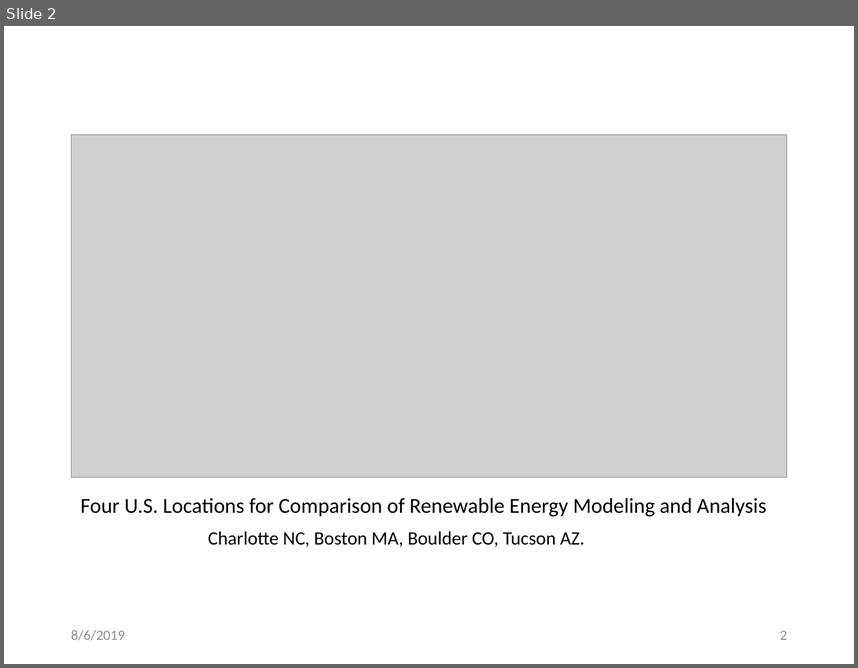
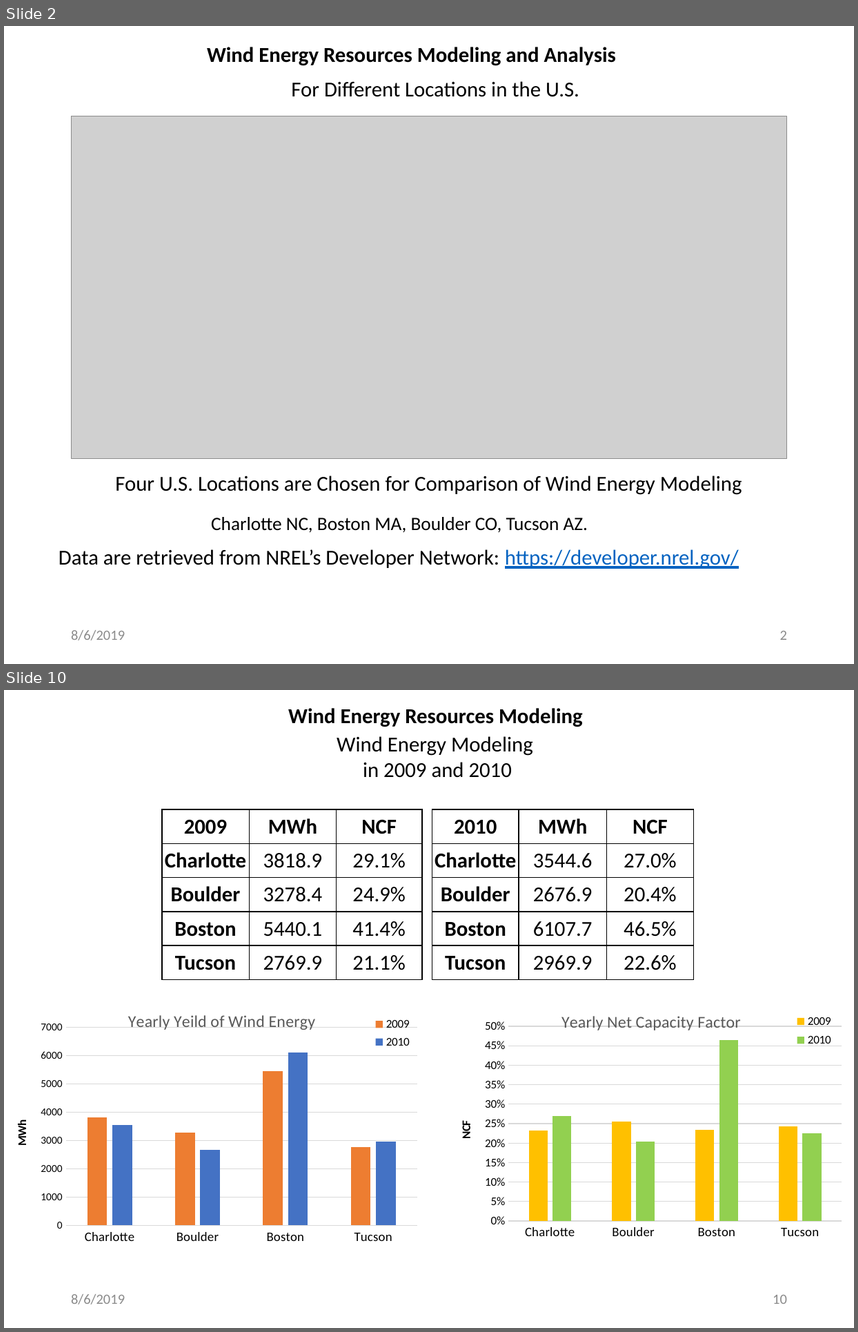
Before and after one commit to mhdella/Renewable-Energy-Analytics, a slide deck: wind_solar_time_series_analysis/Wind_Energy_Modeling_Analysis.pptx. Shown one above the other, each under a label of ours: slide 2 before the commit, slides 2 and 10 after it; the slides between them are not shown. The pictures are 858x668 and 858x1332 pixels, drawn with LibreOffice and Linux fonts; fonts in the diff are those of the drawing; grey boxes stand for pictures. Boxes give left, top, right and bottom in pixels: in the first picture for what was removed or moved away, otherwise in the second. Text is boxed around its words. In the diff, an @@ line names an element or a change of style, - is before the commit and + after.

Commit message:
wind_solar_modeling
This folder include codes, presentations and other files

```diff
--- a/wind_solar_time_series_analysis/Wind_Energy_Modeling_Analysis.pptx
+++ b/wind_solar_time_series_analysis/Wind_Energy_Modeling_Analysis.pptx
@@ slide 10 added at <box>4,690,854,1328</box>, background #FFFFFF @@
@@ text added at <box>288,708,583,727</box>, 18 pt, text #000000, bold @@
+Wind Energy Resources Modeling
@@ text added at <box>337,736,533,778</box>, 18 pt, text #000000 @@
+Wind Energy Modeling
+in 2009 and 2010
@@ table added at <box>162,809,423,979</box>, 5 rows, 3 columns @@
+2009 | MWh | NCF
+Charlotte | 3818.9 | 29.1%
+Boulder | 3278.4 | 24.9%
+Boston | 5440.1 | 41.4%
+Tucson | 2769.9 | 21.1%
@@ table added at <box>432,809,694,979</box>, 5 rows, 3 columns @@
+2010 | MWh | NCF
+Charlotte | 3544.6 | 27.0%
+Boulder | 2676.9 | 20.4%
+Boston | 6107.7 | 46.5%
+Tucson | 2969.9 | 22.6%
@@ column chart added at <box>12,998,437,1253</box> @@
+title "Yearly Yeild of Wind Energy "
+categories: Charlotte, Boulder, Boston, Tucson
+2009: 3800, 3300, 5400, 2800
+2010: 3500, 2700, 6100, 3000
@@ column chart added at <box>441,998,854,1253</box> @@
+title "Yearly Net Capacity Factor  "
+categories: Charlotte, Boulder, Boston, Tucson
+2009: 0.23, 0.26, 0.23, 0.24
+2010: 0.27, 0.2, 0.47, 0.23
@@ text added at <box>71,1294,125,1304</box>, 12 pt, text #8C8C8C @@
+8/6/2019
@@ page number added at <box>773,1294,787,1303</box>, 12 pt, text #8C8C8C @@
+10
@@ slide 2 changed as well @@
@@ text added at <box>207,47,616,66</box>, 18 pt, text #000000, bold @@
+Wind Energy Resources Modeling and Analysis
@@ text added at <box>291,81,579,97</box>, 18 pt, text #000000 @@
+For Different Locations in the U.S.
@@ picture: place and size @@
-picture at <box>71,135,787,477</box>
+picture at <box>71,116,787,459</box>
@@ text at <box>115,475,742,495</box>: text changed @@
-Four U.S. Locations for Comparison of Renewable Energy Modeling and Analysis
+Four U.S. Locations are Chosen for Comparison of Wind Energy Modeling
@@ text "Charlotte NC, Boston MA, Boulder ...": place and size @@
-text "Charlotte NC, Boston MA, Boulder ..." at <box>208,531,585,547</box>
+text "Charlotte NC, Boston MA, Boulder ..." at <box>211,517,588,532</box>
@@ text added at <box>59,549,739,568</box>, 18 pt, text #000000 @@
+Data are retrieved from NREL’s Developer Network: https://developer.nrel.gov/
```
Also in this commit, not shown: 6 other slides changed, 3 other slides added, 39 slides removed, 29 other files.
